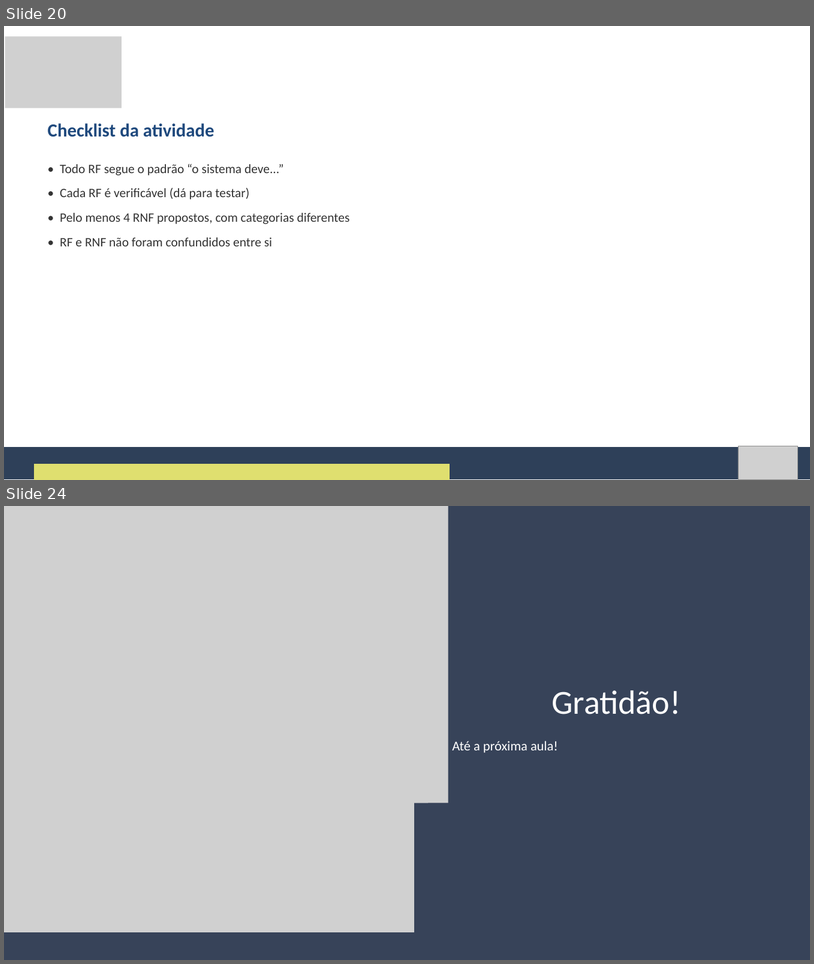
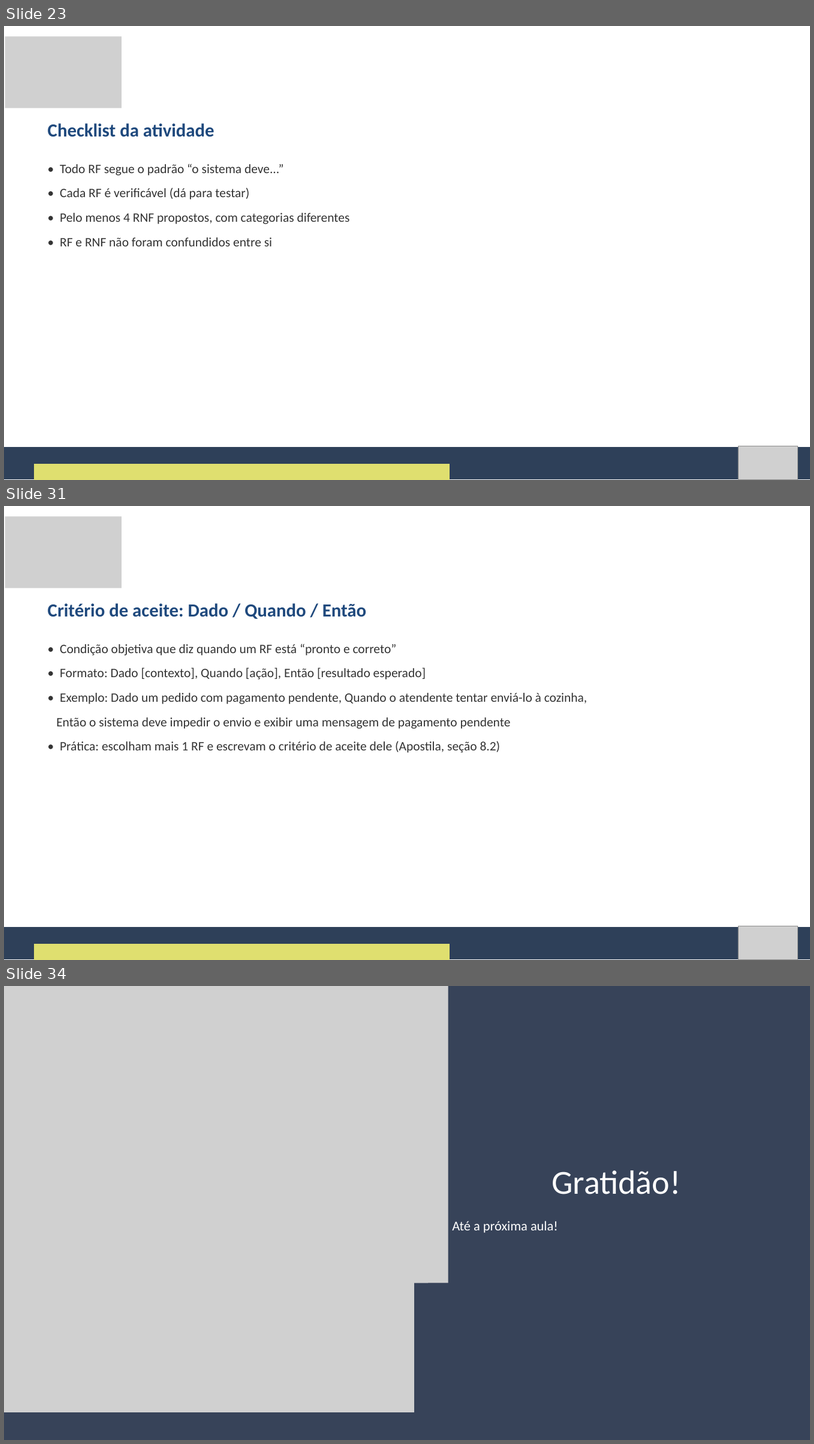
Before and after one commit to Natan20/Curso-Modelagem-De-Sistemas-Material, a slide deck: Aula 02 - 04-09-2026/Aula 2 - Slides.pptx. Shown one above the other, each under a label of ours: slides 20 and 24 before the commit, slides 23, 31 and 34 after it; the slides between them are not shown. The pictures are 814x964 and 814x1444 pixels, drawn with LibreOffice and Linux fonts; fonts in the diff are those of the drawing; grey boxes stand for pictures. Boxes give left, top, right and bottom in pixels: in the first picture for what was removed or moved away, otherwise in the second. Text is boxed around its words. In the diff, an @@ line names an element or a change of style, - is before the commit and + after.

Commit message:
Atualiza Aulas 1-2 com novos conteudos e restringe repo as Aulas 1-2
Aula 1: slides de correcao coletiva ampliada apos a atividade pratica.
Aula 2: novas secoes de ambiguidade/conflitos de requisitos e priorizacao
MoSCoW na apostila e nos slides, com material de reserva.

Remove do rastreamento as Aulas 3-21 (arquivos continuam no disco) para
adicionar aula a aula conforme forem finalizadas. Restaura o README.md.

```diff
--- a/Aula 02 - 04-09-2026/Aula 2 - Slides.pptx
+++ b/Aula 02 - 04-09-2026/Aula 2 - Slides.pptx
@@ slide 31 added at [4, 506, 810, 960], background #FFFFFF @@
@@ picture added at [5, 516, 122, 588] @@
@@ text added at [48, 603, 366, 619], 33 pt, text #1F497D, bold @@
+Critério de aceite: Dado / Quando / Então
@@ text added at [56, 643, 588, 753], 23 pt, text #333333 @@
+• Condição objetiva que diz quando um RF está “pronto e correto”
+• Formato: Dado [contexto], Quando [ação], Então [resultado esperado]
+• Exemplo: Dado um pedido com pagamento pendente, Quando o atendente tentar enviá-lo à cozinha,
+Então o sistema deve impedir o envio e exibir uma mensagem de pagamento pendente
+• Prática: escolham mais 1 RF e escrevam o critério de aceite dele (Apostila, seção 8.2)
@@ freeform shape added at [4, 927, 810, 959], fill #2E4059 @@
@@ picture added at [738, 926, 798, 959] @@
@@ freeform shape added at [34, 943, 450, 960], fill #DFDF6F @@
@@ what was slide 20 is now slide 23 @@
@@ what was slide 24 is now slide 34 @@
```
Also in this commit, not shown: 5 slides changed, 9 other slides added, 59 other files.
